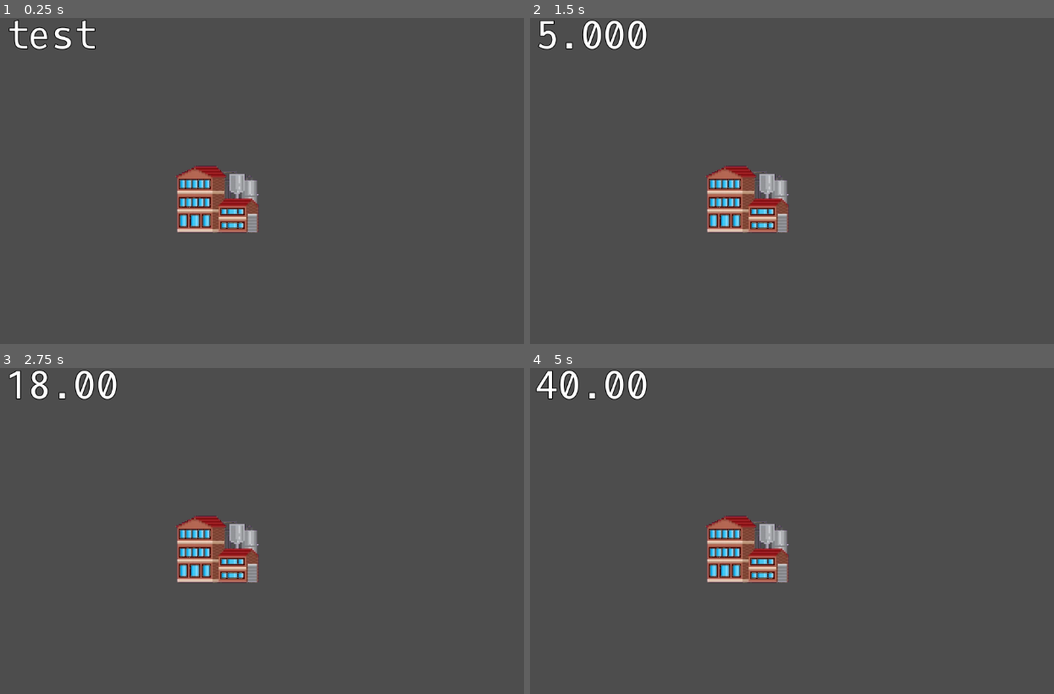
Above: before the commit, frames 1-4 (two rows, left to right).
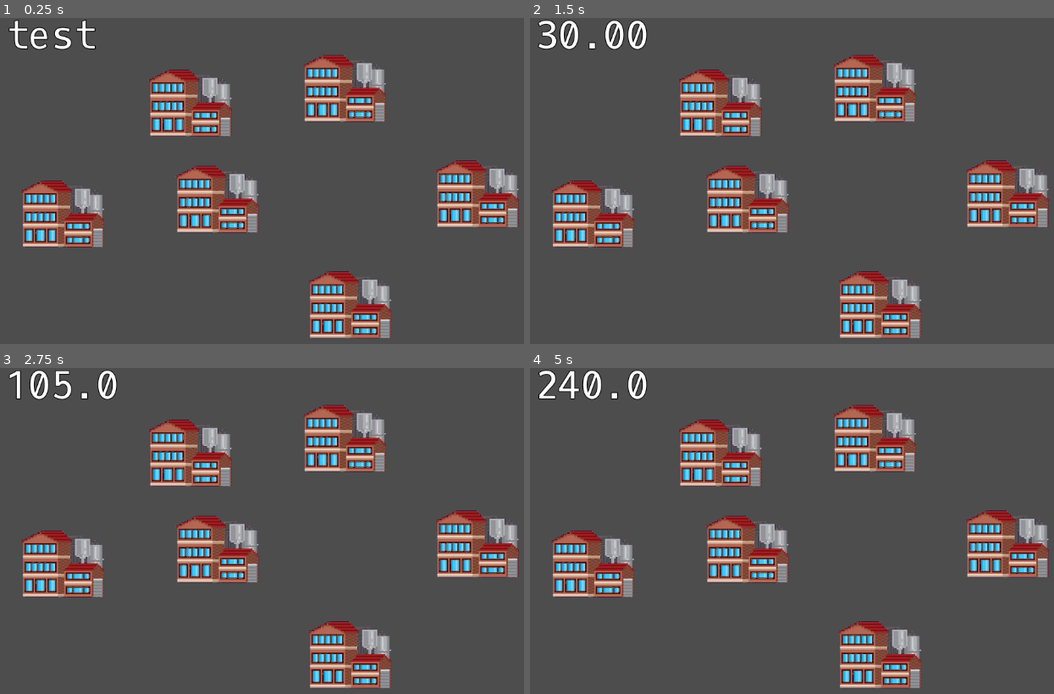
Above: after the commit, the same moments.

Repository: rundoom/Environmentality
Game: Godot game, scene res://world.tscn
Two runs of this game, one before a commit and one after it. Both use one fixed random seed, a clock stepped at 60 frames per second and the inputs below.
Inputs:
- Up to frame 1 (0.25 s): no input
- Up to frame 2 (1.5 s): tap Enter at 0.5 s
- Up to frame 3 (2.75 s): no input
- Up to frame 4 (5 s): no input

The runs differ from the first frame. In frame 1, 13% of the frame differs, in the area x 4-100%, y 11-99%; in frame 2, 14%; in frame 3, 14%; in frame 4, 14%, in the area x 1-100%, y 0-99%.

Commit message:
Pollution on world, not on factory

Diff:
--- a/PollutionTicker.gd
+++ b/PollutionTicker.gd
@@ -4,5 +4,5 @@
 
 
 func _ready() -> void:
-	print(wait_time)
-	timeout_set.emit(wait_time)
+	wait_time = get_tree().get_first_node_in_group("world").pollution_tick
+	pass
--- a/evil_factory.gd
+++ b/evil_factory.gd
@@ -3,15 +3,8 @@
 
 @export var pollution_change = 10
 
-
-var pollution: int = 0:
-	set(value):
-		pollution_changed.emit(value)
-		pollution = value
-
-
 signal pollution_changed(new_val: int)
 
 
 func _on_timer_timeout() -> void:
-	pollution += pollution_change
+	pollution_changed.emit(pollution_change)
--- a/ui.gd
+++ b/ui.gd
@@ -23,8 +23,11 @@
 
 
 var polution_tween: Tween
-var tweening_interval: float = 0.1:
-	set = set_tweening_interval
+var tweening_interval: float
+
+
+func _ready() -> void:
+	tweening_interval = get_tree().get_first_node_in_group("world").pollution_tick
 
 
 func set_tweening_interval(val: float):
@@ -32,10 +35,7 @@
 
 
 func set_pollution(new_val: int):
-	if polution_tween == null:
-		polution_tween = create_tween()
-	else:
-		polution_tween.stop()
-		polution_tween = create_tween()
+	if polution_tween != null: polution_tween.stop()
 
+	polution_tween = create_tween()
 	polution_tween.tween_property(self, "old_pollution", new_val, tweening_interval)
--- /dev/null
+++ b/world.gd
@@ -0,0 +1,21 @@
+extends TileMap
+
+
+signal pollution_changed(new_val: int)
+
+
+var pollution: int = 0:
+	set = set_pollution
+
+
+var pollution_tick := 1.0
+
+
+func set_pollution(val):
+		pollution_changed.emit(val)
+		pollution = val
+
+
+func chnage_pollution(val):
+		pollution += val
+		pollution_changed.emit(pollution)
--- a/world.tscn
+++ b/world.tscn
@@ -1,20 +1,40 @@
-[gd_scene load_steps=4 format=3 uid="uid://bxuvcxacynwbp"]
+[gd_scene load_steps=5 format=3 uid="uid://bxuvcxacynwbp"]
 
+[ext_resource type="Script" path="res://world.gd" id="1_3hgch"]
 [ext_resource type="PackedScene" uid="uid://ddq4ojbkaqunw" path="res://ui.tscn" id="1_swxm8"]
 [ext_resource type="PackedScene" uid="uid://e7bsqapnrlot" path="res://evil_factory.tscn" id="2_3n5a3"]
 
 [sub_resource type="TileSet" id="TileSet_3vnlt"]
 
-[node name="World" type="TileMap"]
+[node name="World" type="TileMap" groups=["world"]]
 tile_set = SubResource("TileSet_3vnlt")
 format = 2
+script = ExtResource("1_3hgch")
 
 [node name="UI" parent="." instance=ExtResource("1_swxm8")]
 
 [node name="EvilFactory" parent="." instance=ExtResource("2_3n5a3")]
 position = Vector2(520, 311)
 
-[connection signal="pollution_changed" from="EvilFactory" to="UI" method="set_pollution"]
-[connection signal="timeout_set" from="EvilFactory/PollutionTicker" to="UI" method="set_tweening_interval"]
+[node name="EvilFactory2" parent="." instance=ExtResource("2_3n5a3")]
+position = Vector2(257, 336)
 
-[editable path="EvilFactory"]
+[node name="EvilFactory3" parent="." instance=ExtResource("2_3n5a3")]
+position = Vector2(746, 491)
+
+[node name="EvilFactory4" parent="." instance=ExtResource("2_3n5a3")]
+position = Vector2(737, 122)
+
+[node name="EvilFactory5" parent="." instance=ExtResource("2_3n5a3")]
+position = Vector2(474, 147)
+
+[node name="EvilFactory6" parent="." instance=ExtResource("2_3n5a3")]
+position = Vector2(963, 302)
+
+[connection signal="pollution_changed" from="." to="UI" method="set_pollution"]
+[connection signal="pollution_changed" from="EvilFactory" to="." method="chnage_pollution"]
+[connection signal="pollution_changed" from="EvilFactory2" to="." method="chnage_pollution"]
+[connection signal="pollution_changed" from="EvilFactory3" to="." method="chnage_pollution"]
+[connection signal="pollution_changed" from="EvilFactory4" to="." method="chnage_pollution"]
+[connection signal="pollution_changed" from="EvilFactory5" to="." method="chnage_pollution"]
+[connection signal="pollution_changed" from="EvilFactory6" to="." method="chnage_pollution"]
